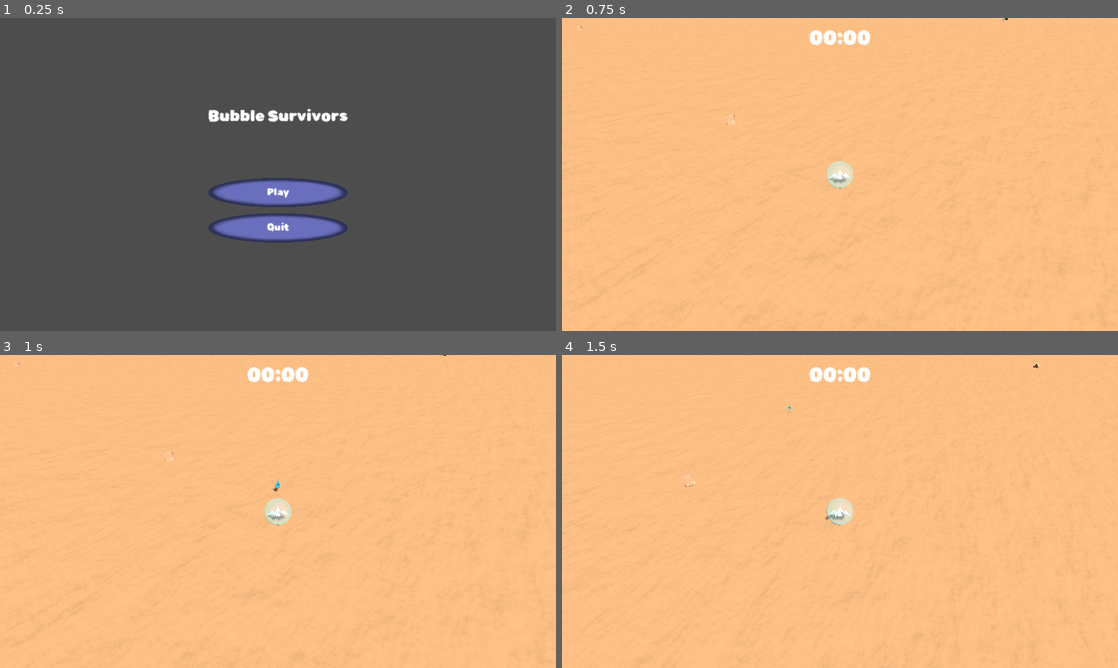
Above: before the commit, frames 1-4 (two rows, left to right).
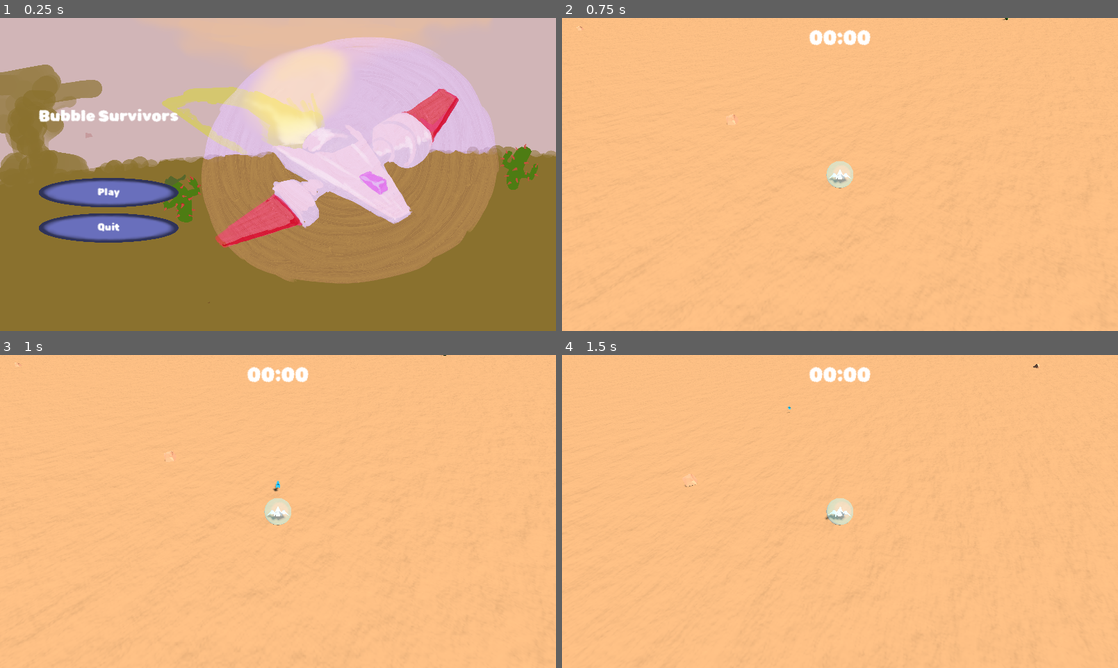
Above: after the commit, the same moments.

Repository: dicemaster5/BubbleSurvivors
Game: Godot game, scene res://scenes/UI/MainMenu.tscn
Two runs of this game, one before a commit and one after it. Both use one fixed random seed, a clock stepped at 60 frames per second and the inputs below.
Inputs:
- Up to frame 1 (0.25 s): no input
- Up to frame 2 (0.75 s): click "Play" at 0.5 s
- Up to frame 3 (1 s): no input
- Up to frame 4 (1.5 s): tap Enter at 1.25 s; hold D (move_right) from 1.28 s (still down)

The runs differ from the first frame. In frame 1, 100% of the frame differs, in the area x 0-100%, y 0-100%; in frame 2, nothing differs; in frame 3, nothing differs; in frame 4, nothing differs.

Commit message:
Add menu art

Diff:
--- a/scenes/UI/MainMenu.tscn
+++ b/scenes/UI/MainMenu.tscn
@@ -1,48 +1,66 @@
-[gd_scene load_steps=5 format=3 uid="uid://dcq0f75bgsxqj"]
+[gd_scene load_steps=7 format=3 uid="uid://dcq0f75bgsxqj"]
 
 [ext_resource type="Script" path="res://scenes/UI/main_menu.gd" id="1_0yiey"]
+[ext_resource type="Texture2D" uid="uid://2gcjjcj4i886" path="res://art/BubbleSurvivors_MainMenu.png" id="1_b2ghy"]
 [ext_resource type="FontFile" uid="uid://siyxwogde581" path="res://font/Rubik_Bubbles/RubikBubbles-Regular.ttf" id="2_5xeje"]
 [ext_resource type="Theme" uid="uid://va1p2t2b2vfo" path="res://scenes/UI/Button.tres" id="2_h5en7"]
+
+[sub_resource type="StyleBoxTexture" id="StyleBoxTexture_aswmv"]
+texture = ExtResource("1_b2ghy")
 
 [sub_resource type="LabelSettings" id="LabelSettings_k7wv1"]
 font = ExtResource("2_5xeje")
 font_size = 32
 
-[node name="MainMenu" type="CenterContainer"]
+[node name="MainMenu" type="Panel"]
 anchors_preset = 15
 anchor_right = 1.0
 anchor_bottom = 1.0
 grow_horizontal = 2
 grow_vertical = 2
+size_flags_horizontal = 0
+size_flags_vertical = 4
+theme_override_styles/panel = SubResource("StyleBoxTexture_aswmv")
 script = ExtResource("1_0yiey")
 
-[node name="VBoxContainer" type="VBoxContainer" parent="."]
+[node name="BoxContainer" type="MarginContainer" parent="."]
+layout_mode = 1
+anchors_preset = 4
+anchor_top = 0.5
+anchor_bottom = 0.5
+offset_top = -137.0
+offset_right = 290.0
+offset_bottom = 137.0
+grow_vertical = 2
+theme_override_constants/margin_left = 80
+
+[node name="VBoxContainer" type="VBoxContainer" parent="BoxContainer"]
 layout_mode = 2
 
-[node name="Label" type="Label" parent="VBoxContainer"]
+[node name="Label" type="Label" parent="BoxContainer/VBoxContainer"]
 layout_mode = 2
 text = "Bubble Survivors
 "
 label_settings = SubResource("LabelSettings_k7wv1")
 
-[node name="MarginContainer" type="MarginContainer" parent="VBoxContainer"]
+[node name="MarginContainer" type="MarginContainer" parent="BoxContainer/VBoxContainer"]
 custom_minimum_size = Vector2(0, 100)
 layout_mode = 2
 
-[node name="VBoxContainer" type="VBoxContainer" parent="VBoxContainer"]
+[node name="VBoxContainer" type="VBoxContainer" parent="BoxContainer/VBoxContainer"]
 layout_mode = 2
 theme_override_constants/separation = 12
 
-[node name="PlayButton" type="Button" parent="VBoxContainer/VBoxContainer"]
+[node name="PlayButton" type="Button" parent="BoxContainer/VBoxContainer/VBoxContainer"]
 layout_mode = 2
 theme = ExtResource("2_h5en7")
 text = "Play"
 
-[node name="QuitButton" type="Button" parent="VBoxContainer/VBoxContainer"]
+[node name="QuitButton" type="Button" parent="BoxContainer/VBoxContainer/VBoxContainer"]
 layout_mode = 2
 theme = ExtResource("2_h5en7")
 text = "Quit
 "
 
-[connection signal="pressed" from="VBoxContainer/VBoxContainer/PlayButton" to="." method="_on_play_button_pressed"]
-[connection signal="pressed" from="VBoxContainer/VBoxContainer/QuitButton" to="." method="_on_quit_button_pressed"]
+[connection signal="pressed" from="BoxContainer/VBoxContainer/VBoxContainer/PlayButton" to="." method="_on_play_button_pressed"]
+[connection signal="pressed" from="BoxContainer/VBoxContainer/VBoxContainer/QuitButton" to="." method="_on_quit_button_pressed"]
--- a/scenes/UI/main_menu.gd
+++ b/scenes/UI/main_menu.gd
@@ -1,4 +1,4 @@
-extends CenterContainer
+extends Panel
 
 var WORLD = preload("res://scenes/world.tscn").instantiate()
 
